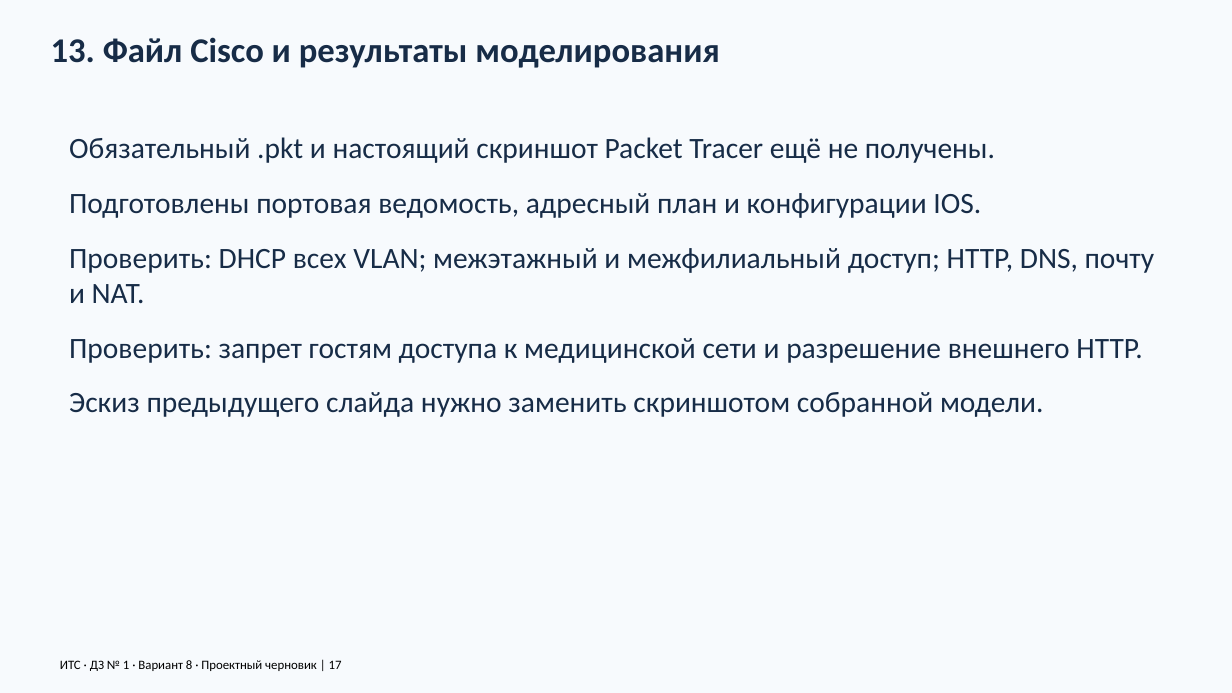
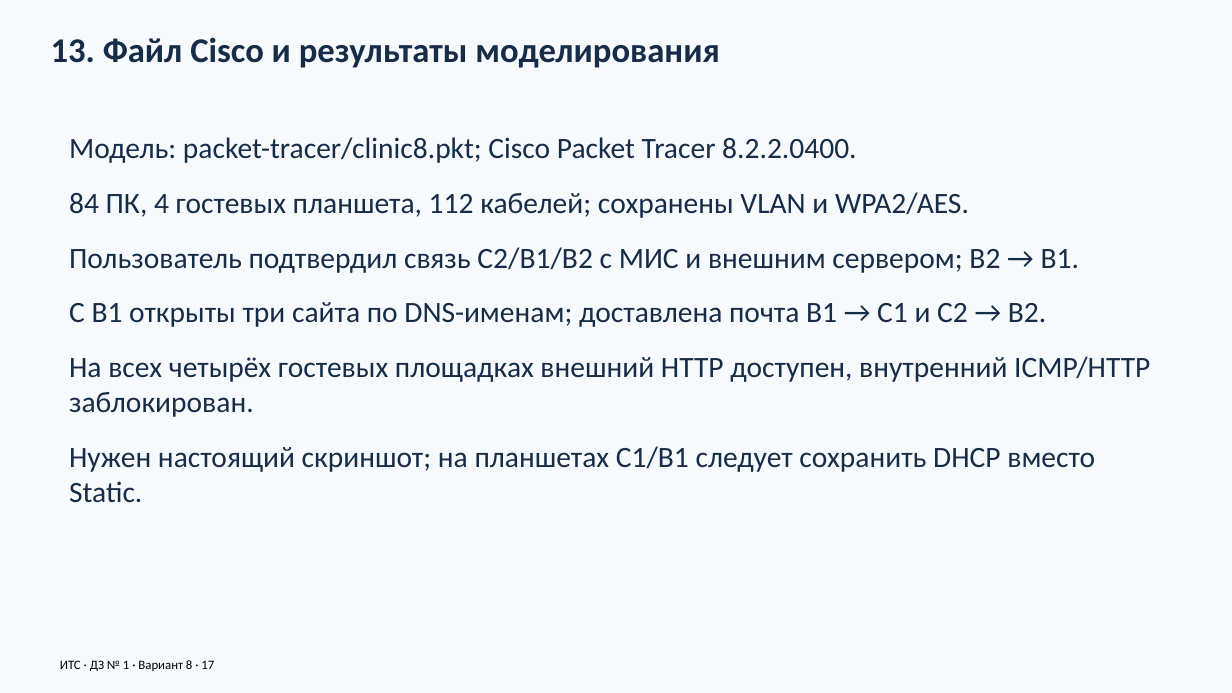
Before and after one commit to warofconnection/dz, a slide deck: slide 17 of docs/Презентация_вариант_8.pptx. Drawn at 1232x693 pixels with LibreOffice and Linux fonts; fonts in the diff are those of the drawing. Boxes give left, top, right and bottom in pixels: in the first picture for what was removed or moved away, otherwise in the second. Text is boxed around its words. In the diff, an @@ line names an element or a change of style, - is before the commit and + after.

```diff
--- a/docs/Презентация_вариант_8.pptx
+++ b/docs/Презентация_вариант_8.pptx
@@ text at (x1=69, y1=137, x2=1150, y2=503): text changed @@
-Обязательный .pkt и настоящий скриншот Packet Tracer ещё не получены.
-Подготовлены портовая ведомость, адресный план и конфигурации IOS.
-Проверить: DHCP всех VLAN; межэтажный и межфилиальный доступ; HTTP, DNS, почту и NAT.
-Проверить: запрет гостям доступа к медицинской сети и разрешение внешнего HTTP.
-Эскиз предыдущего слайда нужно заменить скриншотом собранной модели.
+Модель: packet-tracer/clinic8.pkt; Cisco Packet Tracer 8.2.2.0400.
+84 ПК, 4 гостевых планшета, 112 кабелей; сохранены VLAN и WPA2/AES.
+Пользователь подтвердил связь C2/B1/B2 с МИС и внешним сервером; B2 → B1.
+С B1 открыты три сайта по DNS-именам; доставлена почта B1 → C1 и C2 → B2.
+На всех четырёх гостевых площадках внешний HTTP доступен, внутренний ICMP/HTTP заблокирован.
+Нужен настоящий скриншот; на планшетах C1/B1 следует сохранить DHCP вместо Static.
@@ text at (x1=60, y1=660, x2=214, y2=671): text changed @@
-ИТС · ДЗ № 1 · Вариант 8 · Проектный черновик | 17
+ИТС · ДЗ № 1 · Вариант 8 · 17
```
Also in this commit, not shown: 17 other slides changed, 11 other files.
